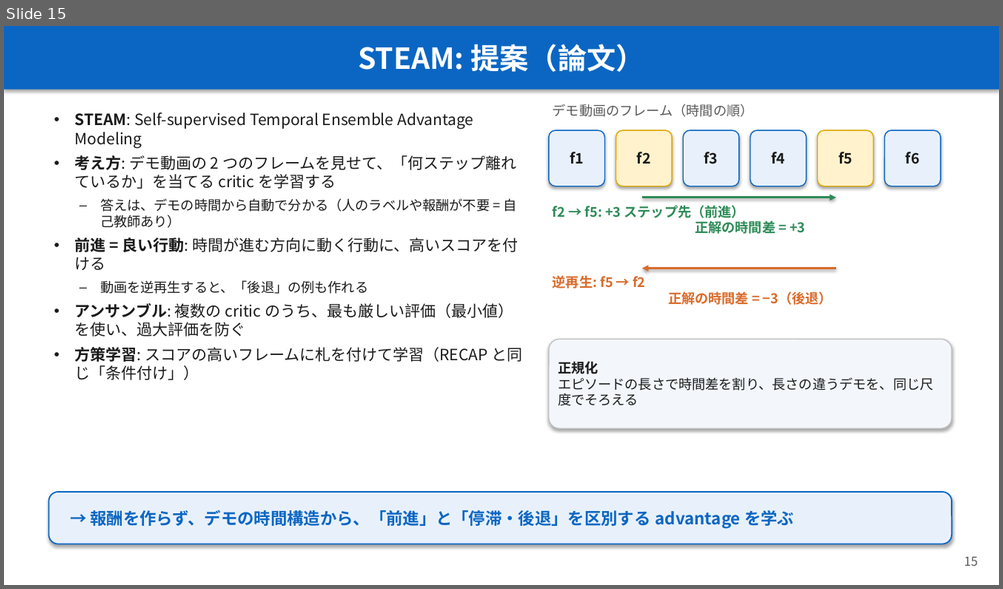
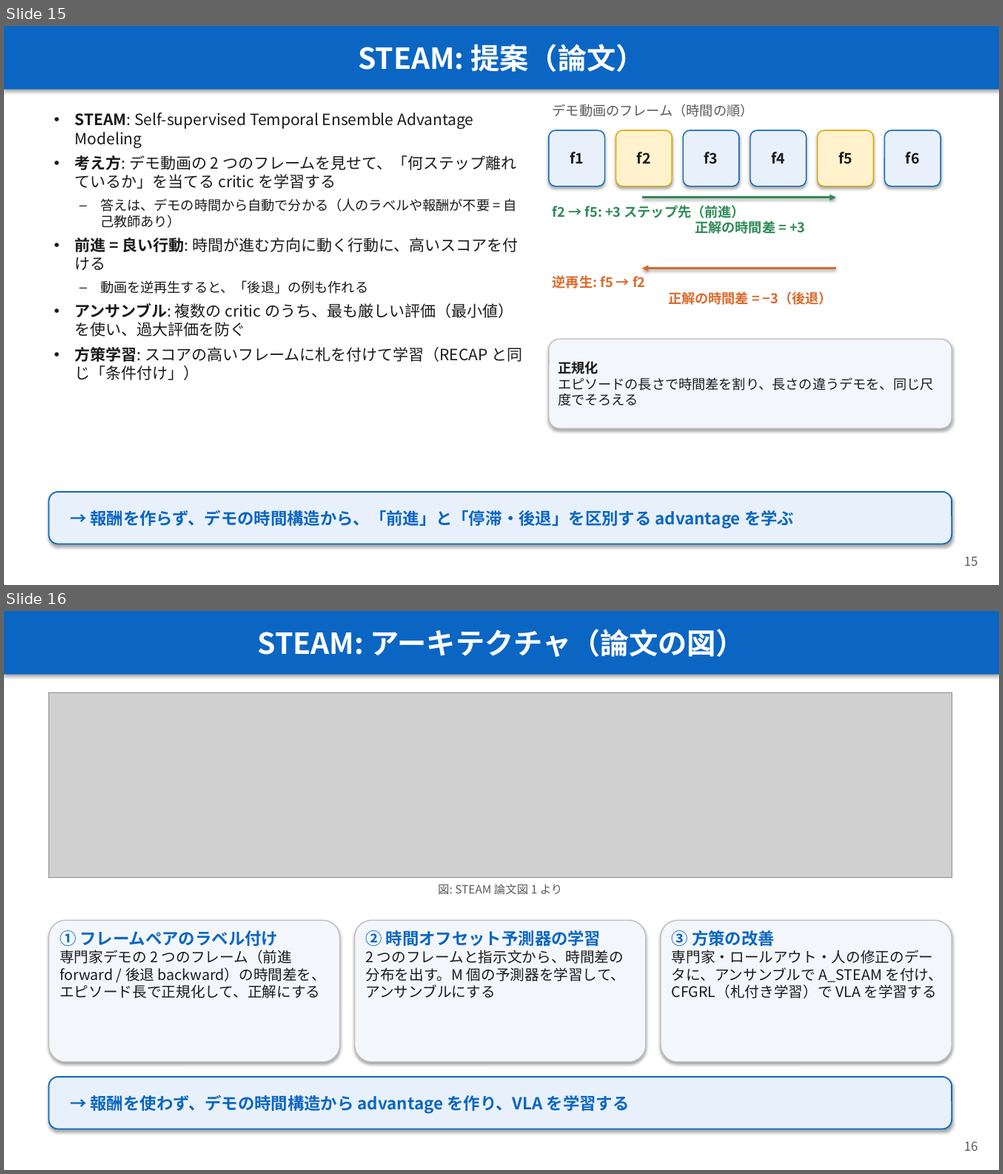
Before and after one commit to Junhand/libero_RL, a slide deck: docs/RECAP_STEAM_RLToken.pptx. Shown one above the other, each under a label of ours: slide 15 before the commit, slides 15 and 16 after it. The pictures are 1003x589 and 1003x1174 pixels, drawn with LibreOffice and Linux fonts; fonts in the diff are those of the drawing; grey boxes stand for pictures. Boxes give left, top, right and bottom in pixels: in the first picture for what was removed or moved away, otherwise in the second. Text is boxed around its words. In the diff, an @@ line names an element or a change of style, - is before the commit and + after.

```diff
--- a/docs/RECAP_STEAM_RLToken.pptx
+++ b/docs/RECAP_STEAM_RLToken.pptx
@@ slide 16 added at (4, 611, 999, 1170), background #FFFFFF @@
@@ rectangle added at (4, 611, 999, 675), fill #0B66C3, 28 pt, text #FFFFFF, bold @@
+STEAM: アーキテクチャ（論文の図）
@@ picture added at (48, 693, 951, 878) @@
@@ text added at (438, 884, 563, 894), 11 pt, text #595959 @@
+図: STEAM 論文図 1 より
@@ rounded rectangle added at (48, 920, 340, 1062), fill #F3F7FC, outline #BFBFBF 1 pt, 14 pt, text #1A1A1A @@
+① フレームペアのラベル付け
+専門家デモの 2 つのフレーム（前進 forward / 後退 backward）の時間差を、エピソード長で正規化して、正解にする
@@ rounded rectangle added at (355, 920, 646, 1062), fill #F3F7FC, outline #BFBFBF 1 pt, 14 pt, text #1A1A1A @@
+② 時間オフセット予測器の学習
+2 つのフレームと指示文から、時間差の分布を出す。M 個の予測器を学習して、アンサンブルにする
@@ rounded rectangle added at (660, 920, 951, 1062), fill #F3F7FC, outline #BFBFBF 1 pt, 14 pt, text #1A1A1A @@
+③ 方策の改善
+専門家・ロールアウト・人の修正のデータに、アンサンブルで A_STEAM を付け、CFGRL（札付き学習）で VLA を学習する
@@ rounded rectangle added at (48, 1077, 951, 1130), fill #E8F1FB, outline #0B66C3 1.25 pt, 16 pt, text #0B66C3, bold @@
+→ 報酬を使わず、デモの時間構造から advantage を作り、VLA を学習する
@@ text added at (964, 1142, 978, 1151), 12 pt, text #595959 @@
+16
```
Also in this commit, not shown: 17 slides changed, 2 other slides added, 1 slide removed, 4 other files.
